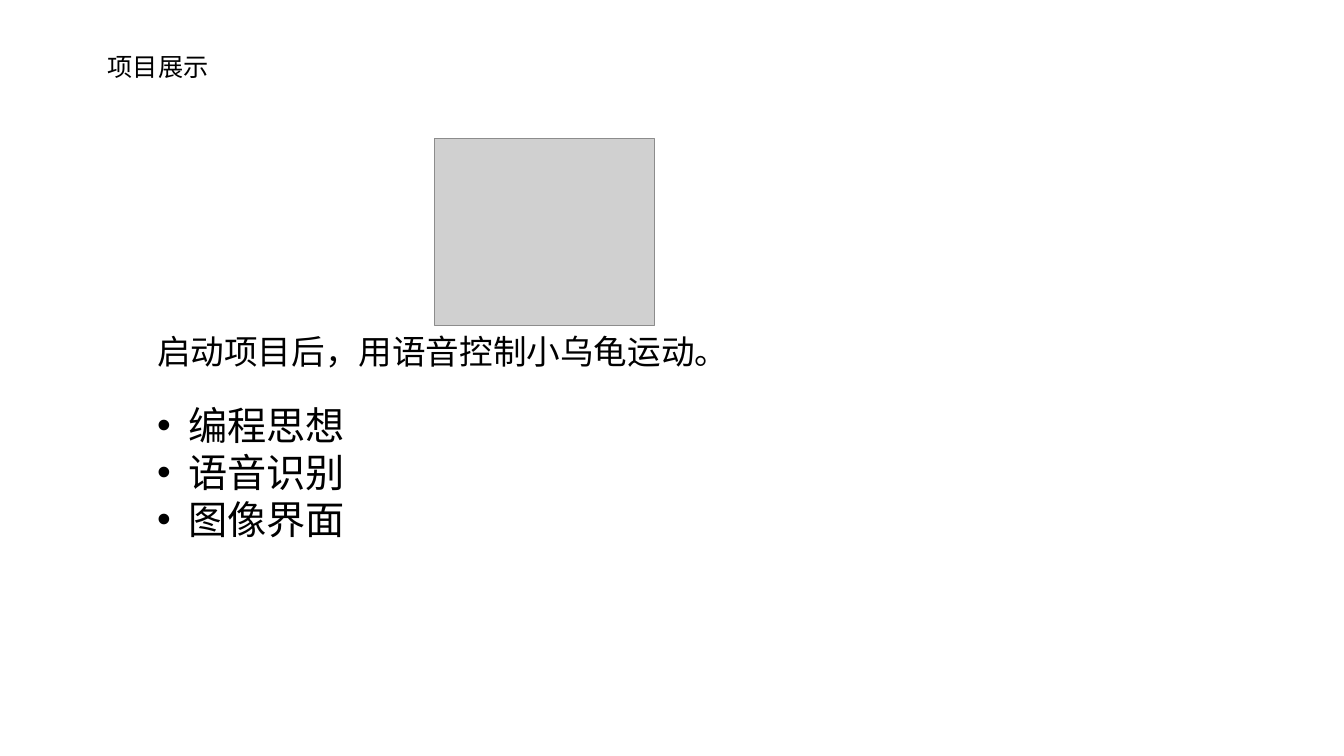
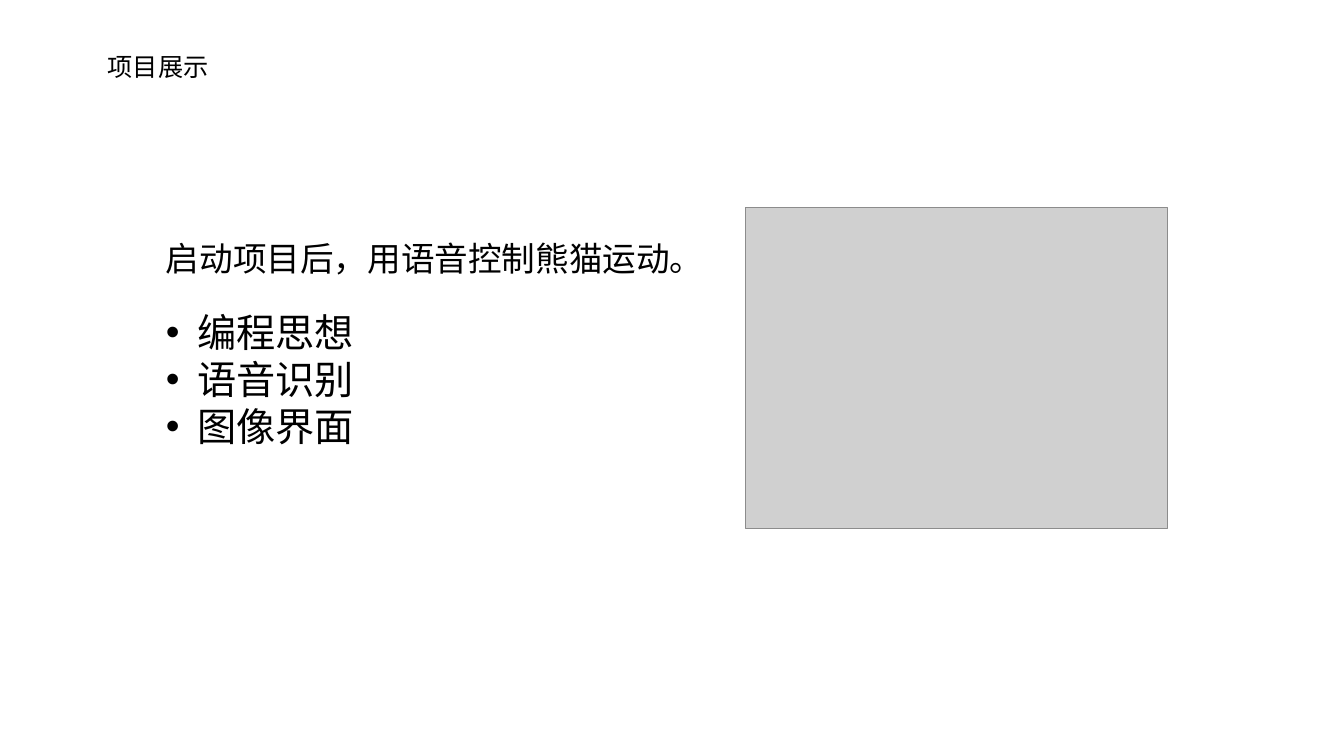
Before and after one commit to hwdeveloper/python-tutorial, a slide deck: slide 11 of 第1节课/01ppt/P1-1第一节.pptx. Drawn at 1344x756 pixels with LibreOffice and Linux fonts; fonts in the diff are those of the drawing; grey boxes stand for pictures; background and template pictures are left out. Boxes give left, top, right and bottom in pixels: in the first picture for what was removed or moved away, otherwise in the second. Text is boxed around its words. In the diff, an @@ line names an element or a change of style, - is before the commit and + after.

```diff
--- a/第1节课/01ppt/P1-1第一节.pptx
+++ b/第1节课/01ppt/P1-1第一节.pptx
@@ picture removed at <box>436,139,655,326</box> @@
@@ picture added at <box>745,207,1168,528</box> @@
@@ text "启动项目后，用语音控制熊猫运动。": place and size @@
-text "启动项目后，用语音控制熊猫运动。" at <box>157,335,728,537</box>
+text "启动项目后，用语音控制熊猫运动。" at <box>166,242,704,444</box>
@@ text at <box>166,242,704,275</box>: text changed @@
-启动项目后，用语音控制小乌龟运动。
+启动项目后，用语音控制熊猫运动。
```
Also in this commit, not shown: 5 other slides changed, 11 other files.
